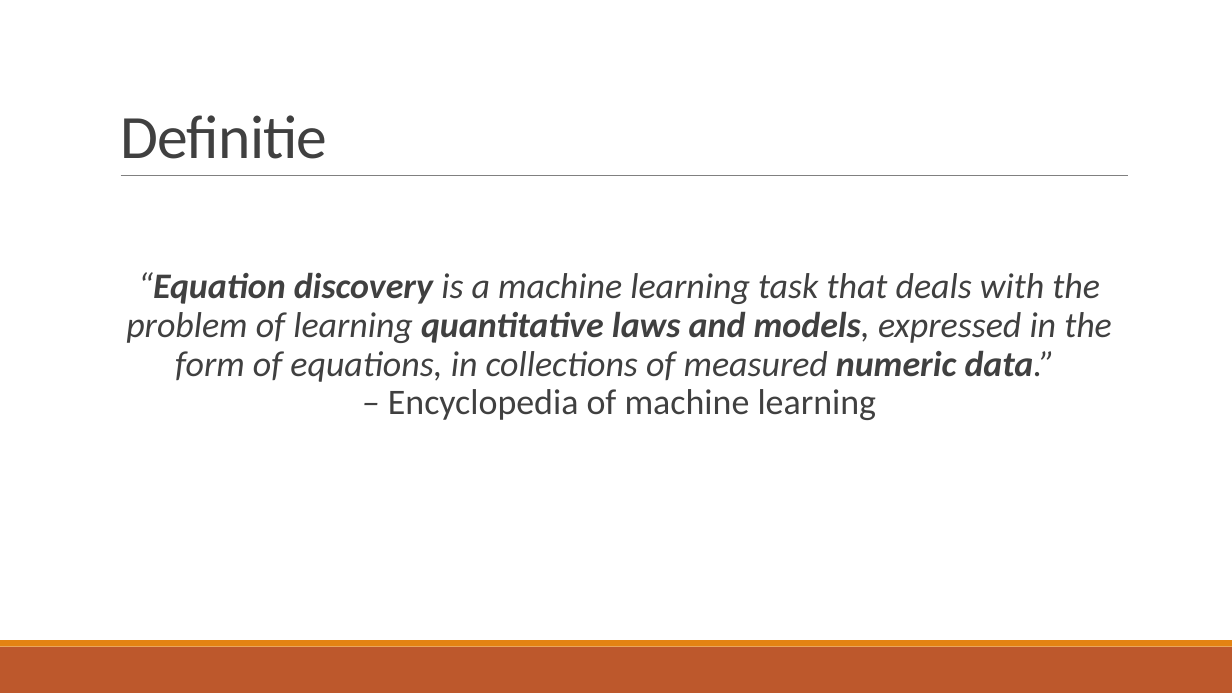
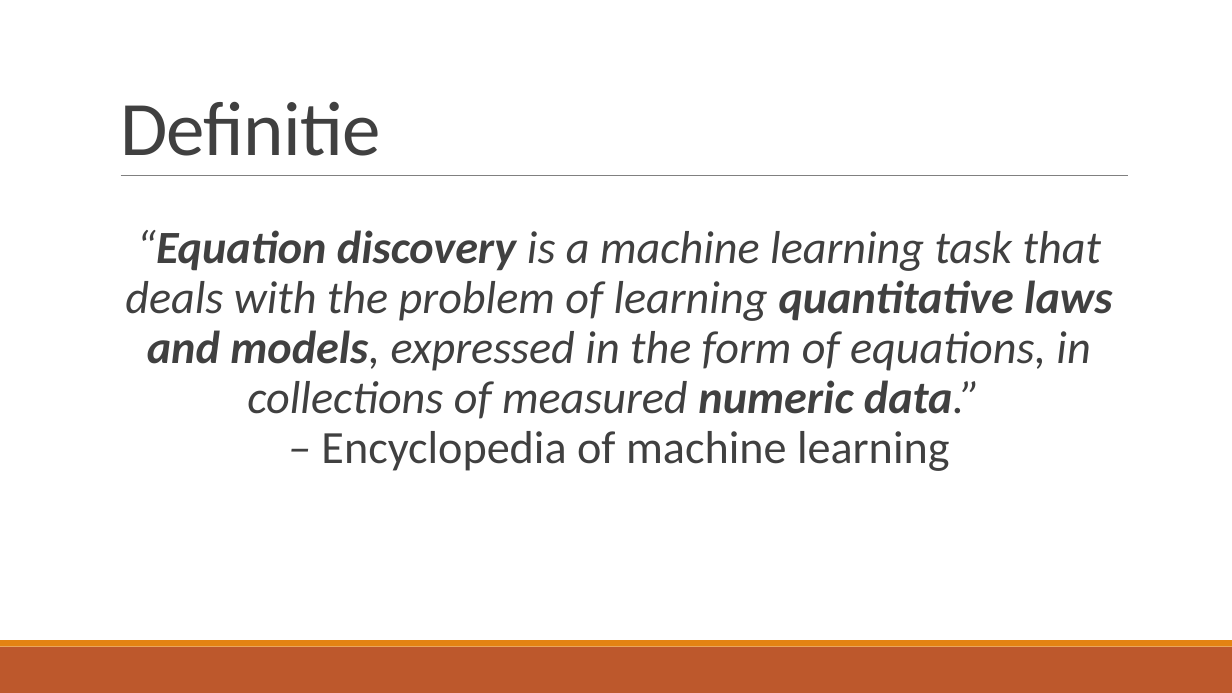
Before and after one commit to TomDeGroote/Bachelorproef, a slide deck: slide 18 of Opdracht 2/Literatuurstudie.pptx (slide 20 before the commit). Drawn at 1232x693 pixels with LibreOffice and Linux fonts; fonts in the diff are those of the drawing. Boxes give left, top, right and bottom in pixels: in the first picture for what was removed or moved away, otherwise in the second. Text is boxed around its words. In the diff, an @@ line names an element or a change of style, - is before the commit and + after.

```diff
--- a/Opdracht 2/Literatuurstudie.pptx
+++ b/Opdracht 2/Literatuurstudie.pptx
@@ title "Definitie" at (x1=120, y1=102, x2=381, y2=156): size 48 to 60 pt @@
@@ text "“Equation discovery is a machine ..." moved from (x1=126, y1=272, x2=1112, y2=420) to (x1=125, y1=230, x2=1112, y2=471) @@
@@ text "“Equation discovery is a machine ..." at (x1=125, y1=230, x2=1112, y2=471): size 28 to 36 pt @@
```
Also in this commit, not shown: 19 other slides changed, 4 slides added, 5 slides removed.
